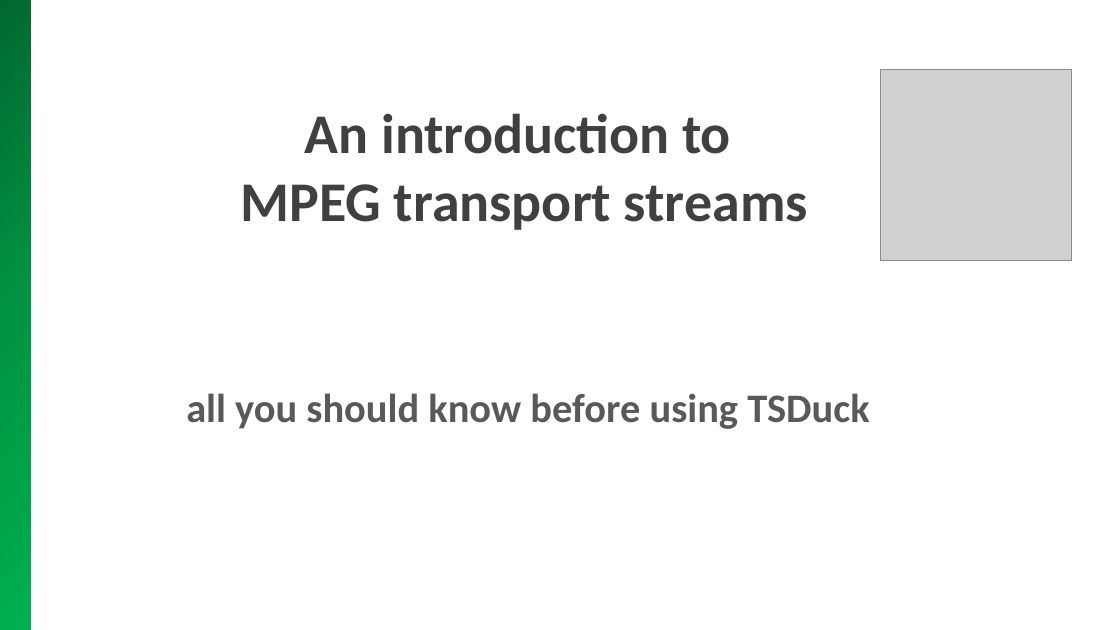
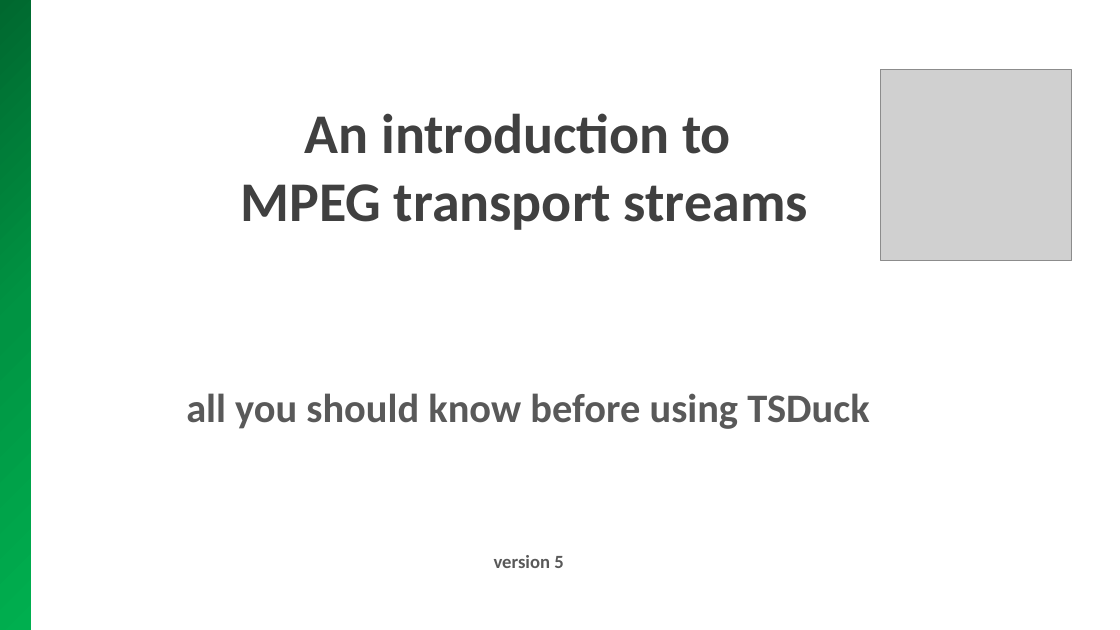
Before and after one commit to tsduck/tsduck, a slide deck: slide 1 of doc/mpegts-introduction.pptx. Drawn at 1120x630 pixels with LibreOffice and Linux fonts; fonts in the diff are those of the drawing; grey boxes stand for pictures. Boxes give left, top, right and bottom in pixels: in the first picture for what was removed or moved away, otherwise in the second. Text is boxed around its words. In the diff, an @@ line names an element or a change of style, - is before the commit and + after.

```diff
--- a/doc/mpegts-introduction.pptx
+++ b/doc/mpegts-introduction.pptx
@@ text added at (494,555,563,568), 12 pt, text #595959, bold @@
+version 5
```
Also in this commit, not shown: 5 other slides changed, 2 other files.
